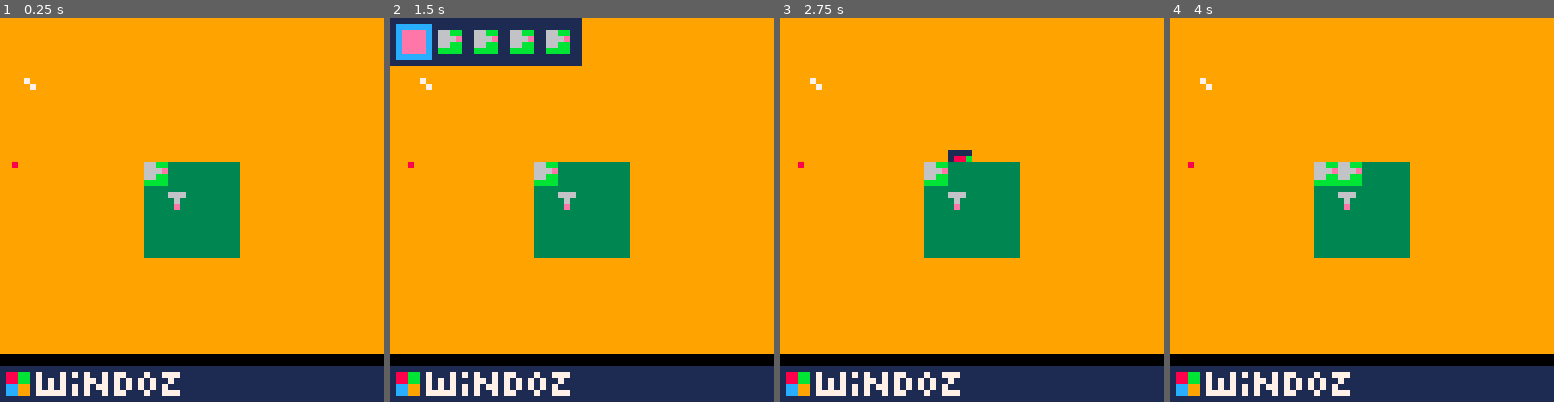
Above: before the commit, frames 1-4 (left to right).
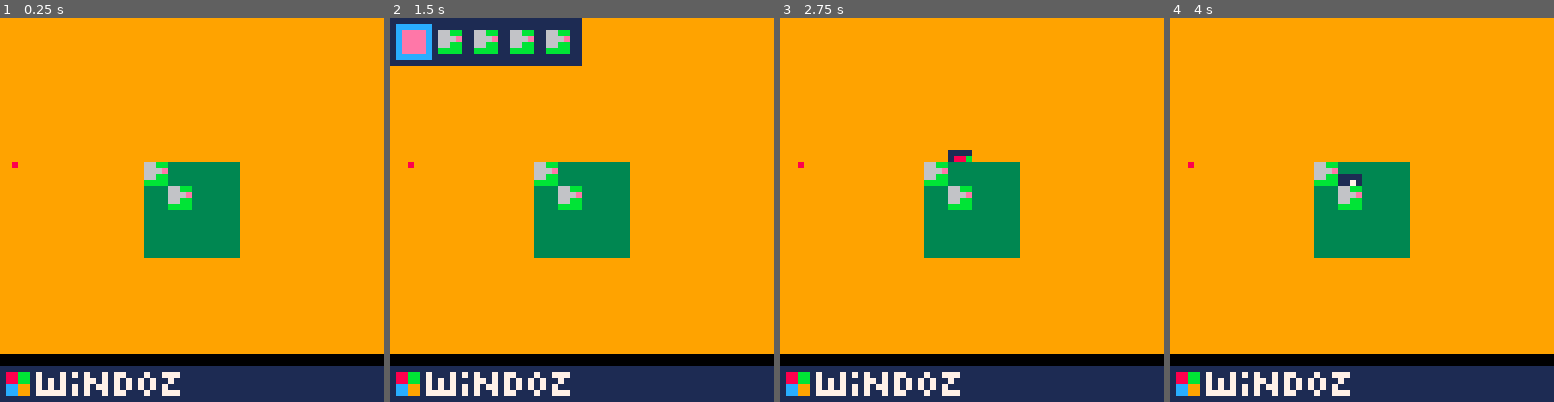
Above: after the commit, the same moments.

Repository: Darenn/Mr-Tobro
Game: PICO-8 cartridge lowrezjam.p8
Two runs of this game, one before a commit and one after it. Both use one fixed random seed, a clock stepped at 60 frames per second and the inputs below.
Inputs:
- Up to frame 1 (0.25 s): no input
- Up to frame 2 (1.5 s): tap X (X key) at 0.33, 1.07 s; tap O (Z key) at 0.7 s
- Up to frame 3 (2.75 s): hold Right 1.6-2.1 s; tap O (Z key) at 1.7, 2.1, 2.5 s; tap X (X key) at 1.85 s; hold Up 2.15-2.42 s; hold Right from 2.47 s (still down)
- Up to frame 4 (4 s): tap O (Z key) at 2.9, 3.3, 3.7 s; tap X (X key) at 2.97 s; release Right at 3.03 s; hold Left 3.08-3.58 s; hold Down 3.63-3.97 s

The runs differ from the first frame. In frame 1, 0.3% of the frame differs, in the area x 6-50%, y 15-50%; in frame 2, 0.3%; in frame 3, 0.3%; in frame 4, 0.7%, in the area x 7-50%, y 15-50%.

Commit message:
Collision bullets with enemies.

Diff:
--- a/lowrezjam.p8
+++ b/lowrezjam.p8
@@ -4,7 +4,7 @@
 --lowrezjam
 --by darenn keller
 
---Game
+--game
 tile_size = 4
 g_pixel_size = 64
 g_row_tiles_count = 64 / tile_size
@@ -17,7 +17,6 @@
 g_player = nil
 
 g_bullets = {}
-g_enemies = {}
 
 -- 2d matrix containing buildings
 g_map_buildings = {}
@@ -34,7 +33,6 @@
 
   g_player = create_player(6, 6)
   create_bullet(0, 6 * 4, 1, 1, {x=1, y=0}, 15, 12)
-  create_enemy(0, 2 * 4, 1, 1,1, {x=1, y=0}, 15, 4, 4)
   create_building(7, 7, 1, building_type.canon)
   g_menu = create_menu()
   --bullet2 = create_bullet(10, 6 * 4, 1, 1, {x=-1, y=0}, 1, 12)
@@ -45,23 +43,14 @@
     if (g_in_menu) then return end
     update_player(g_player)
     update_bullets()
-    update_enemies()
 end
 
 
 function update_bullets()
   -- make a copy to allow removal from g_bullets
-  local copy = shallow_copy(g_bullets)
+  copy = shallow_copy(g_bullets)
   for bullet in all(copy) do
     update_bullet(bullet)
-  end
-end
-
-function update_enemies()
-  -- make a copy to allow removal from g_bullets
-  local copy = shallow_copy(g_enemies)
-  for e in all(copy) do
-    update_enemy(e)
   end
 end
 
@@ -71,24 +60,16 @@
   draw_player(g_player)
   draw_buildings()
   draw_bullets()
-  draw_enemies()
   if (g_in_menu) then
     draw_menu(g_menu)
   end
 end
 
 function draw_bullets()
-  for bullet in all(g_bullets) do
+  for bullet in all(copy) do
     draw_bullet(bullet)
   end
 end
-
-function draw_enemies()
-  for e in all(g_enemies) do
-    draw_enemy(e)
-  end
-end
-
 
 function draw_buildings()
   for x=0, g_row_tiles_count do
@@ -101,23 +82,13 @@
   end
 end
 
---Rendering
+--rendering
 -- render the nth sprite top left quarter on the tile at (tile_x, tile_y)
-function render_tiled_sprite(n, tile_x, tile_y, orientation, n_vertical)
+function render_tiled_sprite(n, tile_x, tile_y, orientation)
   orientation = orientation or e_orientation.right
-  n_vertical = n_vertical or n
-
-  local take_horizontal = orientation == e_orientation.left or orientation == e_orientation.right
-  local take_vertical = orientation == e_orientation.up or orientation == e_orientation.down
-
   local flipx = orientation == e_orientation.left
-  local flipy = orientation == e_orientation.down
-
-  if (take_vertical) then
-    n = n_vertical
-  end
-
-  spr(n, tile_x * tile_size, tile_y * tile_size, 0.5, 0.5, flipx, flipy)
+  local flipy = orientation == e_orientation.up
+  spr(n, tile_x * tile_size, tile_y * tile_size, 0.5, 0.5, false,false)
 end
 
 -- render the nth sprite top left quarter on the pixel (x ,y)
@@ -154,7 +125,7 @@
 end
 
 
---Player
+--player
 function update_player(_player)
 
   -- activate
@@ -197,7 +168,7 @@
   return _player
 end
 
---Collision
+--collision
 walkable_tile = 2
 
 -- x and y are tile positions
@@ -220,7 +191,7 @@
     end
 end
 
---Utils
+--utils
 -- converts anything to string, even nested tables
 function tostring(any)
     if type(any)=="function" then
@@ -265,7 +236,7 @@
 
 
 
---Bullet
+--bullet
 function update_bullet(_bullet)
   if (time() - _bullet.last_update_time > 1 / _bullet.speed) then
     _bullet.last_update_time = time()
@@ -279,7 +250,7 @@
 end
 
 function create_bullet(x, y, w, h, direction, speed, sprite_id)
-    local _bullet = {}
+  _bullet = {}
   _bullet.pos = {}
   _bullet.pos.x = x
   _bullet.pos.y = y
@@ -304,14 +275,13 @@
   create_bullet(x, y, hitbox_w, hitbox_h, direction, speed, sprite_id)
 end
 
---Building
+--building
 function create_building(tile_x, tile_y, orientation, _building_type_id)
   local building
   local build_info = g_buildings_info[_building_type_id]
   if (g_buildings_info[_building_type_id] != nil) then
     building = create_base_building(tile_x, tile_y, orientation, _building_type_id)
-    building.horizontal_sprite_id = build_info.horizontal_sprite_id
-    building.vertical_sprite_id = build_info.vertical_sprite_id
+    building.sprite_id = build_info.sprite_id
     building.cooldown = build_info.cooldown
     building.activate = build_info.activate
   else
@@ -326,8 +296,7 @@
 building_type.canon = 0;
 
 g_building_canon = {}
-  g_building_canon.horizontal_sprite_id = 11
-  g_building_canon.vertical_sprite_id = 13
+  g_building_canon.sprite_id = 11
   g_building_canon.cooldown = 1 -- time in sec
   g_building_canon.activate = function (_building)
     bullet_pos = get_pixel_pos(_building.tile_pos.x,_building.tile_pos.y)
@@ -365,10 +332,10 @@
 end
 
 function draw_building(building)
-  render_tiled_sprite(building.horizontal_sprite_id, building.tile_pos.x, building.tile_pos.y, building.orientation, building.vertical_sprite_id)
-end
-
---Menu
+  render_tiled_sprite(building.sprite_id, building.tile_pos.x, building.tile_pos.y, building.orientation)
+end
+
+--menu
 function create_menu()
   local menu = {}
     menu.item_selected_index = 0
@@ -385,10 +352,6 @@
     return menu
 end
 
-function get_menu_selected_id(menu)
-  return menu.items[menu.item_selected_index + 1]
-end
-
 menu_states = {}
 menu_states.building_selection = 1;
 menu_states.building_location = 2;
@@ -429,7 +392,7 @@
 
   elseif (is_in_orientation(menu)) then
     menu.state = menu_states.building_selection
-    build_building(menu)
+    build_building()
   end
 end
 
@@ -440,6 +403,7 @@
      menu.state = menu_states.building_selection
   elseif (is_in_orientation(menu)) then
     menu.state = menu_states.building_location
+    build_building(menu)
   end
 end
 
@@ -481,8 +445,6 @@
 end
 
 function build_building(menu)
-  local id = get_menu_selected_id(menu)
-  create_building(menu.building_tile_pos.x, menu.building_tile_pos.y, menu.building_orientation, id)
 end
 
 function move_selection_left(menu)
@@ -573,7 +535,7 @@
     if i == 0 then sprite_id = 1
     else
       building_id = menu.items[i + 1]
-      sprite_id  = g_buildings_info[building_id].horizontal_sprite_id
+      sprite_id  = g_buildings_info[building_id].sprite_id
     end
     render_sprite(sprite_id, pos_x, pos_y)
   end
@@ -588,48 +550,120 @@
 end
 
 function draw_orientation_menu(menu)
-  local building = g_buildings_info[get_menu_selected_id(menu)]
-  render_tiled_sprite(building.horizontal_sprite_id, menu.building_tile_pos.x, menu.building_tile_pos.y, menu.building_orientation, building.vertical_sprite_id)
-end
-
---Enemy
-function create_enemy(x, y, w, h, hp, direction, speed, right_sprite_id, up_sprite_id)
-  local enemy = {}
-  enemy.pos = {}
-  enemy.pos.x = x
-  enemy.pos.y = y
-  enemy.hitbox = {}
-  enemy.hitbox.x = 0 -- relative to pos
-  enemy.hitbox.y = 0
-  enemy.hitbox.w = w
-  enemy.hitbox.h = h
-  enemy.hp = hp
-  enemy.speed = speed -- pixels per second
-  enemy.direction = direction -- vector2
-  enemy.right_sprite_id = right_sprite_id
-  enemy.last_update_time = time()
-  add(g_enemies, enemy)
-  return enemy
-end
-
-g_enemy_type = {}
-g_enemy_type.basic = 1
-
-g_enemies_info = {}
---g_enemies_info[g_enemy_type.basic] =
-
-
-function update_enemy(enemy)
-  if (time() - enemy.last_update_time > 1 / enemy.speed) then
-    enemy.last_update_time = time()
-    enemy.pos.x += enemy.direction.x
-    enemy.pos.y += enemy.direction.y
-  end
-end
-
-function draw_enemy(enemy)
-  render_sprite(enemy.sprite_id, enemy.pos.x, enemy.pos.y)
-end
+  render_tiled_sprite(5, menu.building_tile_pos.x, menu.building_tile_pos.y, menu.building_orientation)
+end
+…(112 lines of a section not shown)…
 
 
 
@@ -652,12 +686,12 @@
 0000000000000000000000010000000000000000000000000000000000000000000000000000000000000000000000000000000000000000000000000000000000000000000000000000000000000000000000000000000000000000000000000000000000000000000000000000000000000000000000000000000000000000
 0000000000000000000000000000000000000000000000000000000000000000000000000000000000000000000000000000000000000000000000000000000000000000000000000000000000000000000000000000000000000000000000000000000000000000000000000000000000000000000000000000000000000000
 __map__
-0303030303030303010303030303030303010303030303030303010000000000000000000000000000000000000000000000000000000000000000000000000000000000000000000000000000000000000000000000000000000000000000000000000000000000000000000000000000000000000000000000000000000000
-0303030303030303010303030303030303010302020202020203010000000000000000000000000000000000000000000000000000000000000000000000000000000000000000000000000000000000000000000000000000000000000000000000000000000000000000000000000000000000000000000000000000000000
-0303030303030303010303020202020303010302020202020203010000000000000000000000000000000000000000000000000000000000000000000000000000000000000000000000000000000000000000000000000000000000000000000000000000000000000000000000000000000000000000000000000000000000
-0303030202030303010303020202020303010302020202020203010000000000000000000000000000000000000000000000000000000000000000000000000000000000000000000000000000000000000000000000000000000000000000000000000000000000000000000000000000000000000000000000000000000000
-0303030202030303010303020202020303010302020202020203010000000000000000000000000000000000000000000000000000000000000000000000000000000000000000000000000000000000000000000000000000000000000000000000000000000000000000000000000000000000000000000000000000000000
-0303030303030303010303020202020303010302020202020203010000000000000000000000000000000000000000000000000000000000000000000000000000000000000000000000000000000000000000000000000000000000000000000000000000000000000000000000000000000000000000000000000000000000
-0303030303030303010303030303030303010302020202020203010000000000000000000000000000000000000000000000000000000000000000000000000000000000000000000000000000000000000000000000000000000000000000000000000000000000000000000000000000000000000000000000000000000000
-0405060708080808010303030303030303010303030303030303010000000000000000000000000000000000000000000000000000000000000000000000000000000000000000000000000000000000000000000000000000000000000000000000000000000000000000000000000000000000000000000000000000000000
+0303030303030303018081828384858687010303030303030303010000000000000000000000000000000000000000000000000000000000000000000000000000000000000000000000000000000000000000000000000000000000000000000000000000000000000000000000000000000000000000000000000000000000
+0303030303030303019091929394959697010302020202020203010000000000000000000000000000000000000000000000000000000000000000000000000000000000000000000000000000000000000000000000000000000000000000000000000000000000000000000000000000000000000000000000000000000000
+030303030303030301a0a1a2a3a4a5a6a7010302020202020203010000000000000000000000000000000000000000000000000000000000000000000000000000000000000000000000000000000000000000000000000000000000000000000000000000000000000000000000000000000000000000000000000000000000
+030303020203030301b0b1b2b3b4b5b6b7010302020202020203010000000000000000000000000000000000000000000000000000000000000000000000000000000000000000000000000000000000000000000000000000000000000000000000000000000000000000000000000000000000000000000000000000000000
+030303020203030301c0c1c2c3c4c5c6c7010302020202020203010000000000000000000000000000000000000000000000000000000000000000000000000000000000000000000000000000000000000000000000000000000000000000000000000000000000000000000000000000000000000000000000000000000000
+030303030303030301d0d1d2d3d4d5d6d7010302020202020203010000000000000000000000000000000000000000000000000000000000000000000000000000000000000000000000000000000000000000000000000000000000000000000000000000000000000000000000000000000000000000000000000000000000
+030303030303030301e0e1e2e3e4e5e6e7010302020202020203010000000000000000000000000000000000000000000000000000000000000000000000000000000000000000000000000000000000000000000000000000000000000000000000000000000000000000000000000000000000000000000000000000000000
+040506070808080801f0f1f2f3f4f5f6f7010303030303030303010000000000000000000000000000000000000000000000000000000000000000000000000000000000000000000000000000000000000000000000000000000000000000000000000000000000000000000000000000000000000000000000000000000000
 0101010101010101010101010101010101010101010101010101010000000000000000000000000000000000000000000000000000000000000000000000000000000000000000000000000000000000000000000000000000000000000000000000000000000000000000000000000000000000000000000000000000000000
Not shown, changed: 120 lines of the sprite sheet (__gfx__) section of lowrezjam.p8
